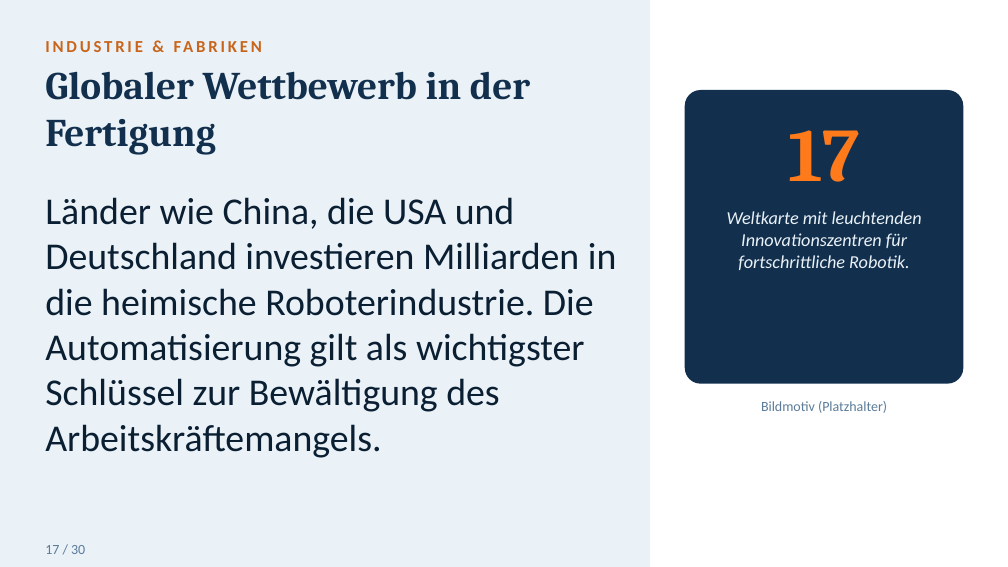
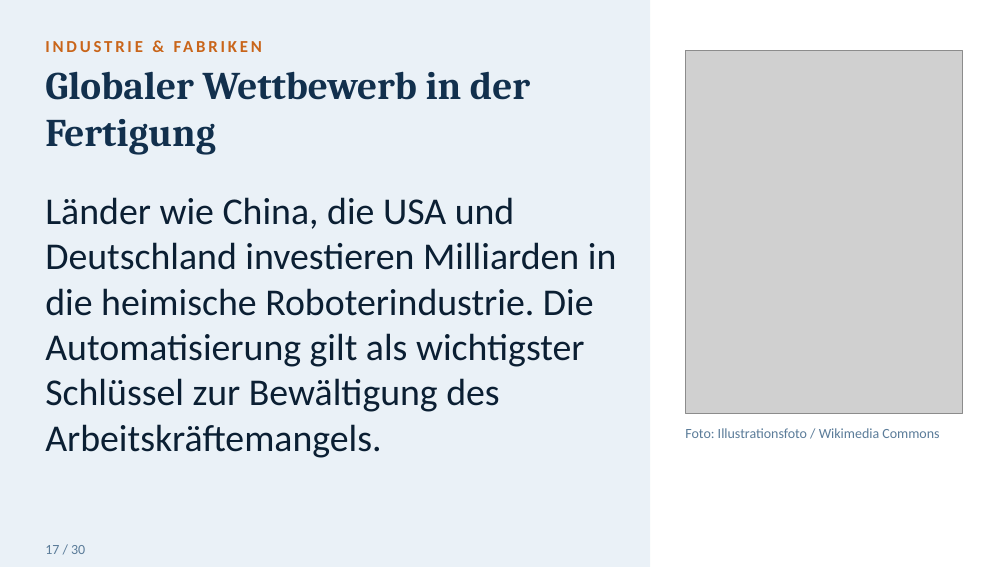
Before and after one commit to toshkaraf/tagesf-rderst-tte, a slide deck: slide 18 of Humanoide_Roboter_gross.pptx. Drawn at 1008x567 pixels with LibreOffice and Linux fonts; fonts in the diff are those of the drawing; grey boxes stand for pictures. Boxes give left, top, right and bottom in pixels: in the first picture for what was removed or moved away, otherwise in the second. Text is boxed around its words. In the diff, an @@ line names an element or a change of style, - is before the commit and + after.

```diff
--- a/Humanoide_Roboter_gross.pptx
+++ b/Humanoide_Roboter_gross.pptx
@@ picture added at [685, 50, 963, 413] @@
@@ rounded rectangle removed at [685, 91, 963, 383] @@
@@ text removed at [788, 130, 860, 182] @@
-17
@@ text removed at [727, 211, 922, 270] @@
-Weltkarte mit leuchtenden Innovationszentren für fortschrittliche Robotik.
@@ text removed at [761, 401, 887, 413] @@
-Bildmotiv (Platzhalter)
@@ text added at [685, 428, 939, 438], 10 pt, text #5B7C99 @@
+Foto: Illustrationsfoto / Wikimedia Commons
```
Also in this commit, not shown: 12 other slides changed.
